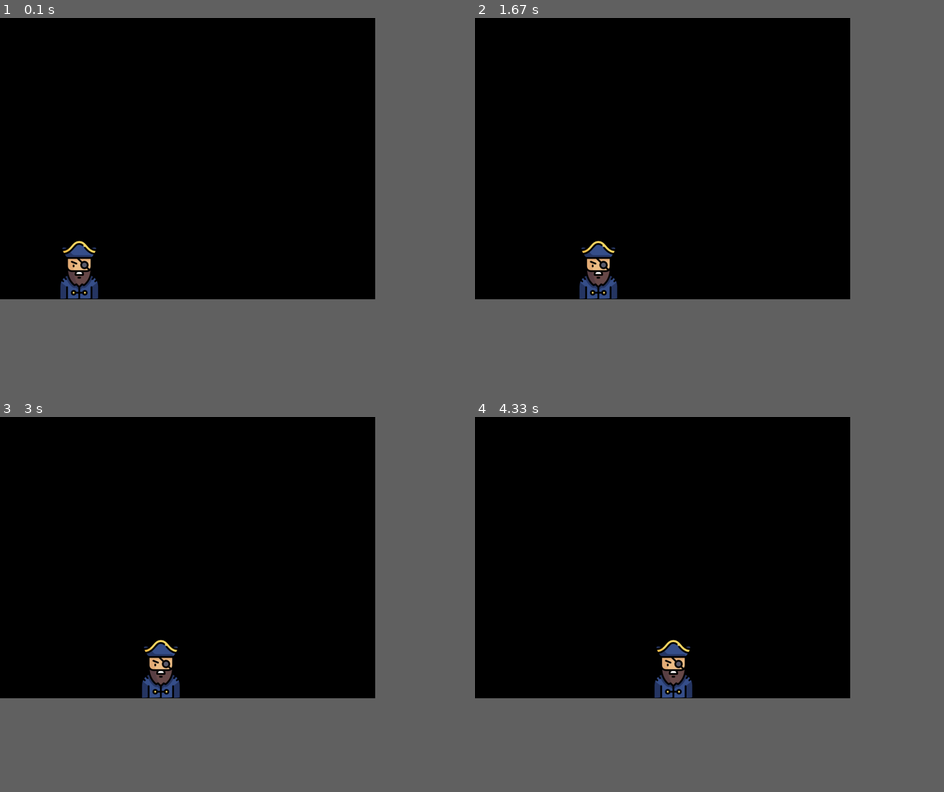
Above: before the commit, frames 1-4 (two rows, left to right).
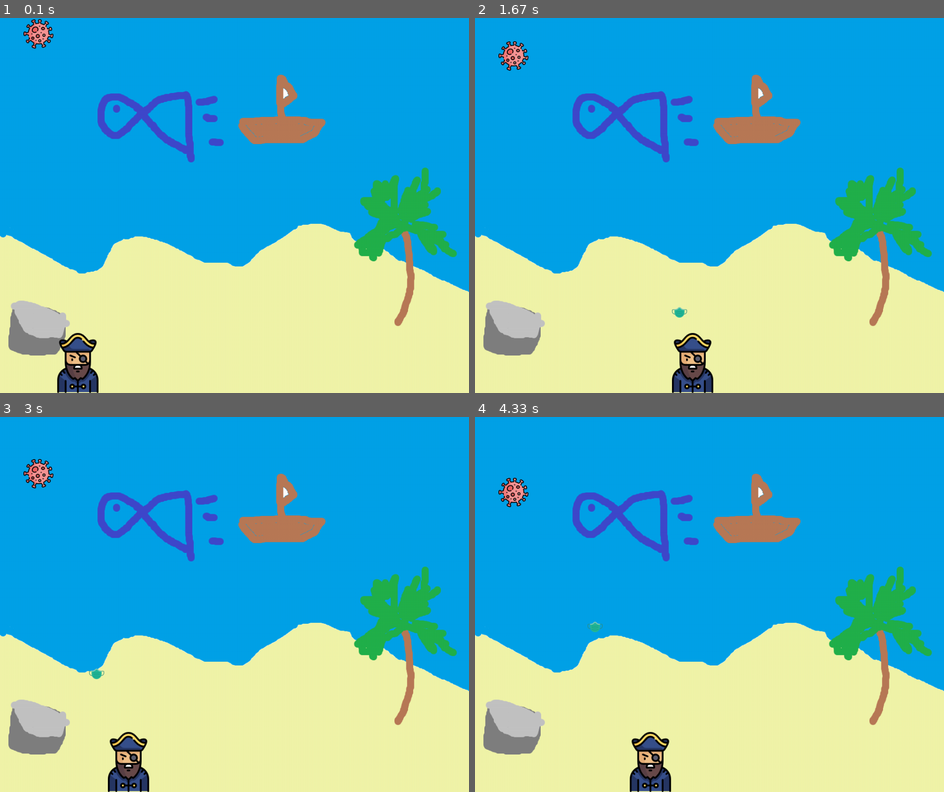
Above: after the commit, the same moments.

Repository: CaptainPMP/PyGame
Game: pygame game, started from main.py
Same seed, same stepped clock (60 frames per second), same inputs: the game is played once before the commit and once after it.
Inputs:
- Up to frame 1 (0.1 s): no input
- Up to frame 2 (1.67 s): tap Space at 0.33, 0.73, 1.03, 1.23, 1.53 s; hold Right 0.67-1.13 s; hold Right 1.17-1.63 s
- Up to frame 3 (3 s): hold Left 1.67-2.2 s; tap Space at 1.73, 2.03, 2.3, 2.6, 2.73 s; hold Left 2.23-2.63 s; hold Right from 2.67 s (still down)
- Up to frame 4 (4.33 s): tap Space at 3.03, 3.4, 3.7, 3.9, 4.2 s; release Right at 3.3 s; hold Left 3.33-3.8 s; hold Right 3.83-4.3 s
In our replay, the window is 720x540 before the commit and 900x720 after it. These sizes can differ from the game's own. Grey fills any space a smaller window leaves; there, only what the larger window draws over its background counts as a difference.

The runs differ from the first frame. In frame 1, 89% of the frame differs, in the area x 0-100%, y 0-100%; in frame 2, 89%; in frame 3, 89%; in frame 4, 89%.

Commit message:
Add background and fire mask feature

Diff:
--- a/main.py
+++ b/main.py
@@ -3,17 +3,21 @@
 
 
 import pygame
+import math
+import random
 
 #Set up เริ่มต้นให้ทำงาน
 pygame.init()
 
 #ปรับขนาดหน้าจอ
-WIDTH = 800
-HEIGHT = 600
-screen = pygame.display.set_mode((800,600))
+WIDTH = 1000
+HEIGHT = 800
+screen = pygame.display.set_mode((1000,800))
 pygame.display.set_caption('Captain vs Covid-19')#เซ็ตชื่อเกม
 icon = pygame.image.load('icon.png')#โหลดภาพเข้ามาใน pygame
 pygame.display.set_icon(icon)#สั่ง set icon
+
+background = pygame.image.load('background.png')
 
 ####################UNCLE######################
 # 1 - player - uncle.png
@@ -25,42 +29,121 @@
 py = HEIGHT - psize #จุดเริ่มต้นแกน Y
 pxchange = 1
 def Player(x,y):
-	screen.blit(pimg,(x,y))
+	screen.blit(pimg,(x,y))#blit = วางภาพในหน้าจอ
+
 
 ####################UNCLE######################
 # 2 - enemy - virus.png
-
-
-
+esize = 64
+emig = pygame.image.load('virus.png')
+ex = 50
+ey = 0
+eychange = 1
+def Enemy(x,y):
+	screen.blit(emig,(x,y))
 ####################UNCLE######################
 # 3 - mask - mask.png
+msize = 32
+mimg = pygame.image.load('mask.png')
+mx = 100
+my = HEIGHT - psize
+mychange = 20
+mstate = 'ready'
 
+def fire_mask(x,y):
+	global mstate
+	mstate = 'fire'
+	screen.blit(mimg,(x,y))
+####################COLLISION##################
+def isCollision(ecx,ecy,mcx,mcy):
+	#isCollision เช็คว่าชนกันหรือไม่? หากชนให้บอกว่า ชน (True)
+	distance = math.sqrt(math.pow(ecx - mcx,2) + math.pow(ecy - mcy,2))
+	print(distance)
+	if distance < 48:
+		return True
+	else:
+		return False
 
 
 ####################UNCLE######################
 
+clock = pygame.time.Clock() #game clock
+running = True #บอกให้โปรแกรมทำงาน
+FPS = 30 # frame rate
 
-running = True #บอกให้โปรแกรมทำงาน
-FPS = 60
-clock = pygame.time.Clock()
 
 while running:
+
+	screen.blit(background,(0,0))
 	for event in pygame.event.get():
 		# รันลูปแล้วเช๊็คว่ามีการกดปิดเกมหรือไม่ [x]
 		if event.type == pygame.QUIT:
 			running = False
+
+		if event.type == pygame.KEYDOWN:
+			if event.key == pygame.K_LEFT:
+				pxchange = -10
+			if event.key == pygame.K_RIGHT:
+				pxchange = 10
+
+			if event.key == pygame.K_SPACE:
+				if mstate == 'ready':
+					'''mx = px + 100 #ขยับออกมาให้ชิดมือด้านขวา'''
+					mx = px + 50
+					fire_mask(mx,my)
+
+		if event.type == pygame.KEYUP:
+			if event.key == pygame.K_LEFT or event.key == pygame.K_RIGHT:
+				pxchange = 0
+
+
+	#########################RUN PLAYER ##############################
 	#px,py จุดเริ่มต้น player
 	Player(px,py)
+	### ทำให้ player ขยับซ้ายขวาเมื่อชนขอบจอ
+
 	if px <= 0:
-		pxchange = 1
+		#หากชนขอบจอซ้าย ให้ปรับค่า pxchange เป็น +1
+		px = 0
 		px =+ pxchange #px = px + 1
 	elif px >= WIDTH - psize:
 		#WIDTH 	(ความกว้างของหน้าจอ - ความกว้างของ uncle)
-		pxchange = -1
+		#หากชนขอบจอขวา ให้ปรับค่า pxchange เป็น -1
+		px = WIDTH - psize
 		px += pxchange
 	else:
+		#หากอยู่ระหว่างหน้าจอจะทำการบวก/ลบ ตาม pxchange
 		px += pxchange
+
+	###############################RUN ENEMY###########################
+	'''for i in range(5):'''
+	Enemy(ex,ey)
+	ey += eychange
+
+	#########################FIRE MASK##########################
+	if mstate == 'fire':
+		fire_mask(mx,my)
+		my = my - mychange # my -= mychange
+
+	#เช็คว่า Mask วิ่งไปชนขอบบนแล้วยัง? ถ้าชนให้ state เปลี่ยนเป็นพร้อมยิง (ready)
+	if my <= 0:
+		my = HEIGHT - psize
+		mstate = 'ready'
+
+
+	# เช็คว่าชนกันหรือไม่?
+	collision = isCollision(ex,ey,mx,my)
+	if collision:
+		my = HEIGHT - psize
+		mstate = 'ready'
+		ey = 0
+		ex = random.randint(50,WIDTH - esize)
+		#สุ่มตำแน่งความกว้างหน้าจอ - ขนาดของไวรัส
+
 
 	print(px)
 	pygame.display.update()
+	pygame.display.flip()
+	pygame.event.pump()
+	screen.fill((0,0,0))
 	clock.tick(FPS)
Binary file added: background.png
